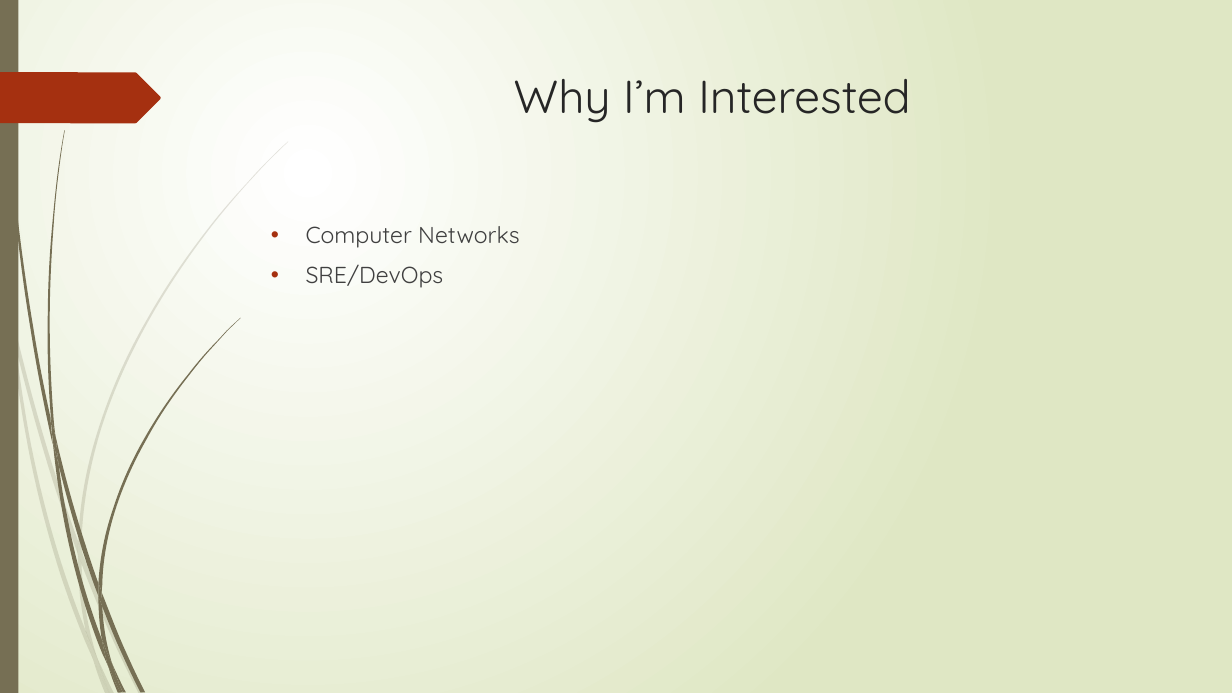
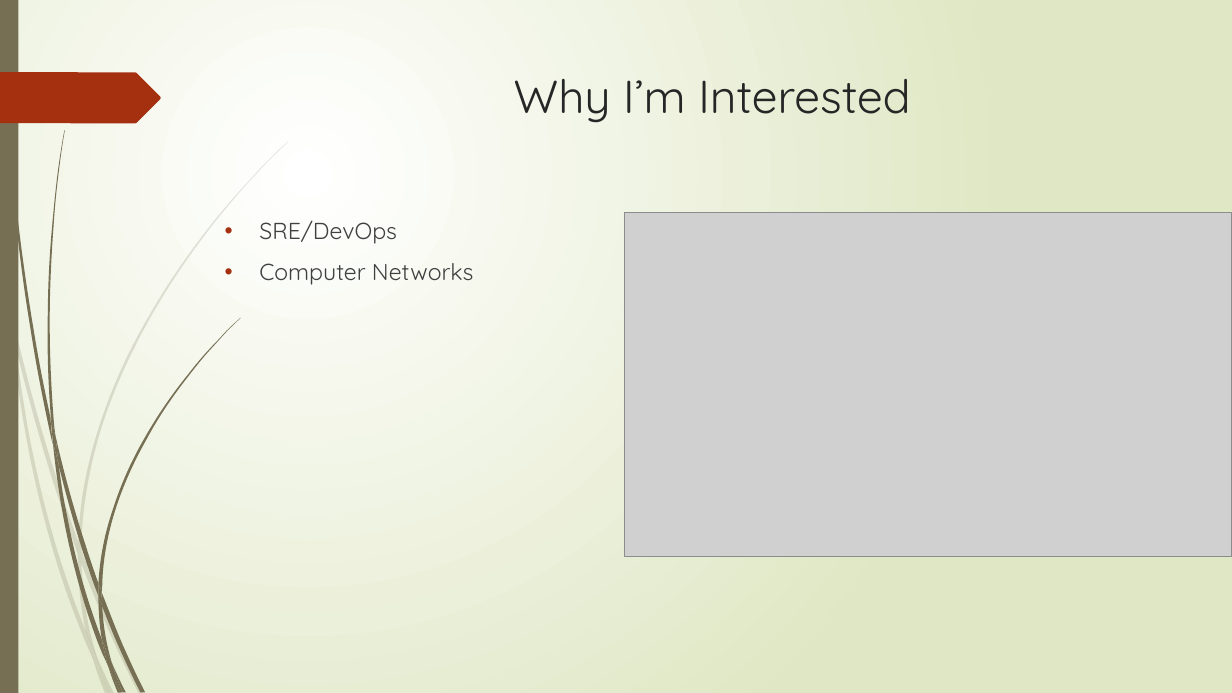
Before and after one commit to obrienthomas13/client-server-application, a slide deck: slide 4 of documents/proposal_presentation.pptx. Drawn at 1232x693 pixels with LibreOffice and Linux fonts; fonts in the diff are those of the drawing; grey boxes stand for pictures. Boxes give left, top, right and bottom in pixels: in the first picture for what was removed or moved away, otherwise in the second. Text is boxed around its words. In the diff, an @@ line names an element or a change of style, - is before the commit and + after.

```diff
--- a/documents/proposal_presentation.pptx
+++ b/documents/proposal_presentation.pptx
@@ text "SRE/DevOps" moved from (x1=306, y1=226, x2=519, y2=288) to (x1=259, y1=220, x2=473, y2=285) @@
@@ text at (x1=259, y1=220, x2=397, y2=244): paragraph added @@
+• SRE/DevOps
@@ picture added at (x1=625, y1=212, x2=1232, y2=555) @@
@@ text at (x1=306, y1=265, x2=444, y2=288): paragraph removed @@
-• SRE/DevOps
```
Also in this commit, not shown: 2 other slides changed, 3 other files.
